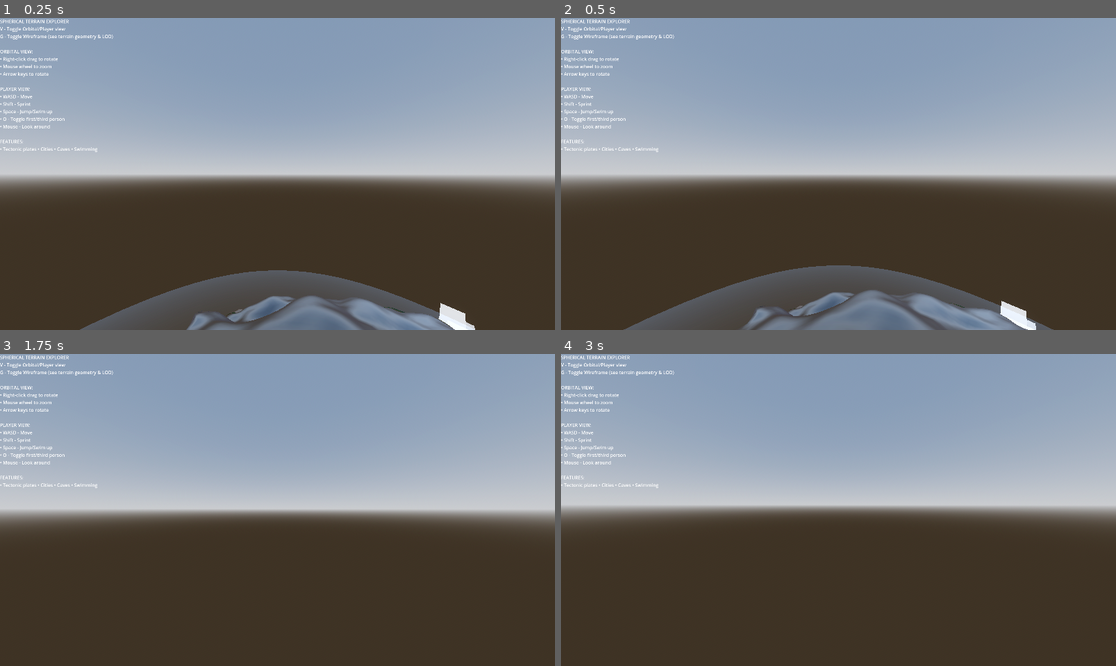
Above: before the commit, frames 1-4 (two rows, left to right).
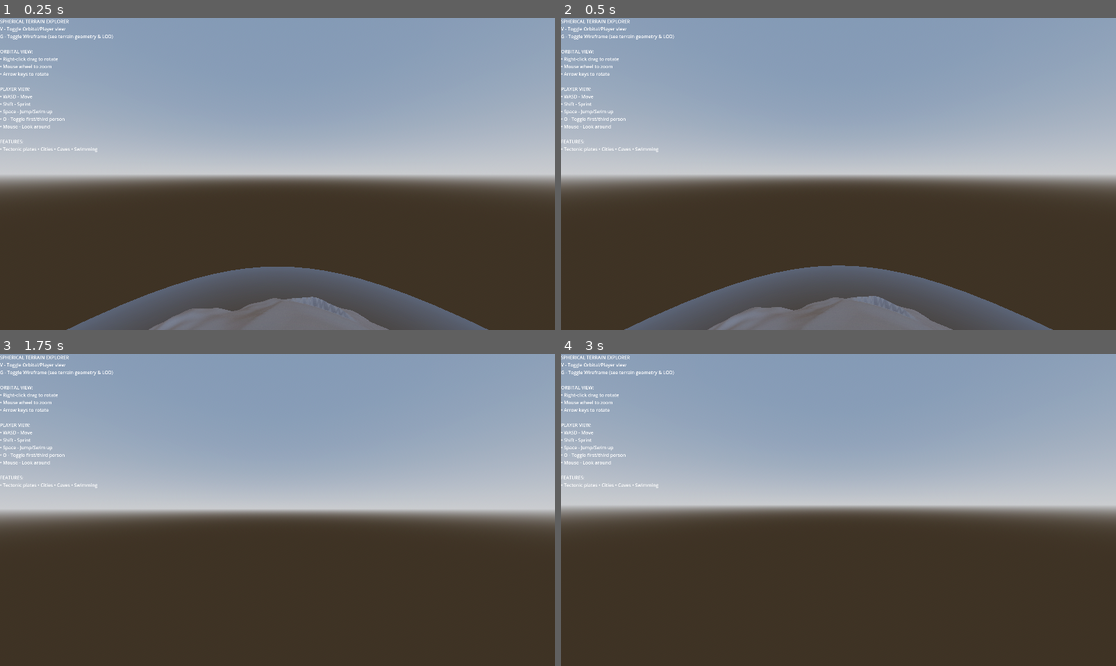
Above: after the commit, the same moments.

Repository: lmf-git/terrain4
Game: Godot game, scene res://scenes/main.tscn
Same seed, same stepped clock (60 frames per second), same inputs: the game is played once before the commit and once after it.
Inputs (mouse positions are in pixels of both pictures, inside the frame that each line leads up to):
- Up to frame 1 (0.25 s): no input
- Up to frame 2 (0.5 s): no input
- Up to frame 3 (1.75 s): tap Enter (ui_accept) at 0.5, 0.77, 1.52 s; move the mouse to (305, 510) at 0.52 s; hold Up (ui_up) from 0.53 s (still down); tap R at 0.6 s; move the mouse to (249, 510) at 1.27 s; tap Shift at 1.35 s
- Up to frame 4 (3 s): keep holding Up (ui_up); tap Enter (ui_accept) at 2, 2.75 s; move the mouse to (849, 503) at 2.02 s; tap O at 2.1 s; move the mouse to (832, 516) at 2.77 s; tap P at 2.85 s

The runs differ from the first frame. In frame 1, 3.9% of the frame differs, in the area x 12-88%, y 79-100%; in frame 2, 2.9%; in frame 3, less than 0.1%; in frame 4, less than 0.1%.

Commit message:
Major scale and terrain improvements: 5x larger planet with enhanced geology
Scale Improvements (5x Larger Planet):
- Planet radius: 100 → 500 (5x larger)
- Terrain height: 15 → 40 (2.67x variation)
- Subdivisions: 6 → 7 (more detail for larger scale)
- Walk speed: 50 → 100, Sprint: 100 → 200 (2x faster to match scale)
- Jump: 50 → 80, Swim: 30 → 60 (proportional increases)
- Camera distance: 350 → 1750, Max zoom: 2000 → 10000
- Spawn height: 130 → 650 (proportional to radius)
- Water subdivisions: 4 → 5 (smoother ocean sphere)
- Atmosphere radius: 110 → 550 (10% beyond surface)

Tectonic Plate Enhancements:
- Increased plates: 8 → 12 (more variety and smaller plates)
- Taller mountains: height 1.5 → 2.0 (33% increase)
- Shallower oceans: depth 0.02 → 0.015 (25% reduction)
- Smoother plate boundaries with smoothstep transitions
- Added plateau formation at plate centers (15% elevation boost)
- Variable continental elevation (0.18-0.32 range based on plate type)
- Variable oceanic depth (0.8-1.2x multiplier)
- Improved boundary detection tracking 3 nearest plates

Enhanced Layered Noise System (5 Layers):
- Layer 1: Large-scale mountain ranges (freq 1.5, pow 2.0)
  * Ridge-like features with abs() noise
  * Sharp peaks with power curve
- Layer 2: Medium mountain chains (freq 2.5, pow 1.6)
  * Secondary mountain systems
- Layer 3: Rolling hills (freq 4.0)
  * Gentle elevation changes (0-1 range)
- Layer 4: Valleys (freq 3.0, inverted ridges)
  * Subtracted from total for valley formation
  * Creates realistic drainage patterns
- Layer 5: Fine surface detail (freq 8.0)
  * Micro-terrain variation

Continental Features:
- Continental shelf noise (freq 6.0)
- Oceanic ridge systems (freq 2.0, 10% amplitude)
- Better roughness control (continental 0.6, oceanic 0.15)
- Mountain multiplier: 2.5 → 2.8 (12% more dramatic)

Atmosphere Improvements:
- Updated shader defaults to match new scale
- Inner atmosphere density: 0.15 → 0.2 (33% increase)
- Outer atmosphere density: 0.12 → 0.16 (33% increase)
- Adjusted colors for better visuals:
  * Inner: Color(0.35, 0.6, 1.0) - slightly darker blue
  * Outer: Color(0.3, 0.55, 0.95) - darker for orbital glow
- All shader uniforms updated to 500/550 scale

Technical Details:
- Polar features scale with all improvements
- All erosion and smoothing factors preserved
- City/cave generation scales automatically
- Airport runways and roads scale with city size
- Water level adjusted: -0.2 → -1.0 (proportional)
- Biome shader thresholds remain terrain-relative

Diff:
--- a/scenes/main.tscn
+++ b/scenes/main.tscn
@@ -37,17 +37,17 @@
 
 [node name="PlanetTerrain" type="Node3D" parent="Planet"]
 script = ExtResource("1")
-planet_radius = 100.0
-terrain_height = 15.0
-subdivisions = 6
+planet_radius = 500.0
+terrain_height = 40.0
+subdivisions = 7
 enable_tectonic_plates = true
 enable_cities = true
 enable_caves = true
 enable_advanced_shader = true
-num_plates = 8
+num_plates = 12
 plate_seed = 12345
-mountain_height = 1.5
-ocean_depth = 0.02
+mountain_height = 2.0
+ocean_depth = 0.015
 polar_flatness = 0.7
 polar_extent = 0.3
 continental_roughness = 0.3
@@ -60,40 +60,40 @@
 
 [node name="SphericalWater" type="Node3D" parent="Planet"]
 script = ExtResource("2")
-planet_radius = 100.0
-water_level = -0.2
-subdivisions = 4
+planet_radius = 500.0
+water_level = -1.0
+subdivisions = 5
 wave_speed = 0.3
 wave_scale = 0.5
 wave_height = 0.05
 
 [node name="Atmosphere" type="MeshInstance3D" parent="Planet"]
 script = ExtResource("4")
-planet_radius = 100.0
-atmosphere_radius = 110.0
-atmosphere_color = Color(0.4, 0.65, 1, 1)
-atmosphere_density = 0.15
+planet_radius = 500.0
+atmosphere_radius = 550.0
+atmosphere_color = Color(0.35, 0.6, 1, 1)
+atmosphere_density = 0.2
 
 [node name="OrbitalCamera" type="Node3D" parent="."]
 script = ExtResource("3")
 target = NodePath("../Planet")
-distance = 350.0
-min_distance = 50.0
-max_distance = 2000.0
+distance = 1750.0
+min_distance = 250.0
+max_distance = 10000.0
 rotation_speed = 0.3
 zoom_speed = 20.0
 
 [node name="Player" type="CharacterBody3D" parent="."]
 script = ExtResource("5")
-planet_radius = 100.0
-spawn_height = 130.0
-walk_speed = 50.0
-sprint_speed = 100.0
-jump_velocity = 50.0
-swim_speed = 30.0
+planet_radius = 500.0
+spawn_height = 650.0
+walk_speed = 100.0
+sprint_speed = 200.0
+jump_velocity = 80.0
+swim_speed = 60.0
 gravity_strength = 20.0
 air_control = 2.5
-water_level = -0.2
+water_level = -1.0
 
 [node name="CollisionShape3D" type="CollisionShape3D" parent="Player"]
 shape = SubResource("CapsuleShape3D_1")
--- a/scripts/atmosphere.gd
+++ b/scripts/atmosphere.gd
@@ -4,10 +4,10 @@
 ## Atmospheric scattering effect for planet
 ## Creates atmospheric halo around planet
 
-@export var planet_radius: float = 100.0
-@export var atmosphere_radius: float = 110.0
-@export var atmosphere_color: Color = Color(0.4, 0.65, 1.0, 1.0)
-@export var atmosphere_density: float = 0.15
+@export var planet_radius: float = 500.0
+@export var atmosphere_radius: float = 550.0
+@export var atmosphere_color: Color = Color(0.35, 0.6, 1.0, 1.0)
+@export var atmosphere_density: float = 0.2
 
 func _ready() -> void:
 	create_atmosphere()
--- a/scripts/planet_terrain.gd
+++ b/scripts/planet_terrain.gd
@@ -5,9 +5,9 @@
 ## Combines simple noise, tectonic plates, cities, caves, and advanced shaders
 
 @export_group("Planet Properties")
-@export var planet_radius: float = 100.0
-@export var terrain_height: float = 15.0
-@export var subdivisions: int = 6  # Mesh detail level
+@export var planet_radius: float = 500.0  # Larger planet for better scale
+@export var terrain_height: float = 40.0  # Increased height variation
+@export var subdivisions: int = 7  # More detail for larger planet
 
 @export_group("Feature Toggles")
 @export var enable_tectonic_plates: bool = true
@@ -16,10 +16,10 @@
 @export var enable_advanced_shader: bool = true
 
 @export_group("Tectonic Plates")
-@export var num_plates: int = 8
+@export var num_plates: int = 12  # More plates for variety
 @export var plate_seed: int = 12345
-@export var mountain_height: float = 1.5  # Mountains at plate boundaries
-@export var ocean_depth: float = 0.02  # Oceanic vs continental plates
+@export var mountain_height: float = 2.0  # Taller mountains
+@export var ocean_depth: float = 0.015  # Shallower oceans
 
 @export_group("Polar Regions")
 @export var polar_flatness: float = 0.7  # How flat poles are (0-1)
@@ -225,63 +225,95 @@
 	# Find nearest plate and distance to plate boundaries
 	var nearest_plate_dist = 999999.0
 	var second_nearest_dist = 999999.0
+	var third_nearest_dist = 999999.0
 	var plate_type = 0.5
+	var nearest_plate_idx = 0
 
 	for i in range(plate_centers.size()):
 		var dist = normal.distance_to(plate_centers[i])
 		if dist < nearest_plate_dist:
+			third_nearest_dist = second_nearest_dist
 			second_nearest_dist = nearest_plate_dist
 			nearest_plate_dist = dist
 			plate_type = plate_types[i]
+			nearest_plate_idx = i
 		elif dist < second_nearest_dist:
+			third_nearest_dist = second_nearest_dist
 			second_nearest_dist = dist
-
-	# Plate boundary detection (where two plates meet)
+		elif dist < third_nearest_dist:
+			third_nearest_dist = dist
+
+	# Improved plate boundary detection with smoother transitions
 	var boundary_strength = abs(nearest_plate_dist - second_nearest_dist)
-	boundary_strength = 1.0 - clamp(boundary_strength * 10.0, 0.0, 1.0)
-
-	# Base height from plate type
+	boundary_strength = 1.0 - smoothstep(0.0, 0.15, boundary_strength)
+
+	# Plate center influence (for plateau formation)
+	var plate_center_dist = nearest_plate_dist
+	var plateau_factor = 1.0 - smoothstep(0.3, 0.8, plate_center_dist)
+
+	# Base height from plate type with more variation
 	var base_height = 0.0
 	if plate_type > 0.5:
-		# Continental plate - above sea level
-		base_height = 0.25
+		# Continental plate - varied elevation
+		base_height = lerp(0.18, 0.32, plate_type)  # 0.18-0.32 range
+		# Plateaus at plate centers
+		base_height += plateau_factor * 0.15
 	else:
-		# Oceanic plate - below sea level
-		base_height = -ocean_depth
-
-	# Mountains at plate boundaries - barely visible, just subtle ridges
-	var boundary_mountain = boundary_strength * mountain_height * 0.05
-
-	# Add proper mountain ranges across continents using multi-octave noise
+		# Oceanic plate - varied depth
+		base_height = -ocean_depth * lerp(0.8, 1.2, plate_type)
+
+	# Mountains at plate boundaries - subtle but visible
+	var boundary_mountain = boundary_strength * mountain_height * 0.12
+
+	# Enhanced layered noise for realistic continental features
 	var mountain_noise = 0.0
+	var continental_features = 0.0
+
 	if plate_type > 0.5:  # Only on continental plates
-		# Large-scale mountain ranges - MUCH STRONGER
-		var mountain_base = noise.get_noise_3d(normal.x * 2, normal.y * 2, normal.z * 2)
-		mountain_base = abs(mountain_base)  # Ridge-like mountains
-		mountain_base = pow(mountain_base, 1.8)  # Sharper, taller peaks
-
-		# Medium-scale hills
-		var hills = noise.get_noise_3d(normal.x * 4, normal.y * 4, normal.z * 4) * 0.6
-
-		# Additional large mountain features
-		var large_mountains = noise.get_noise_3d(normal.x * 1.5, normal.y * 1.5, normal.z * 1.5)
-		large_mountains = abs(large_mountains) * 0.8
-
-		# Small-scale detail
-		var detail = noise.get_noise_3d(normal.x * 8, normal.y * 8, normal.z * 8) * 0.3
-
-		mountain_noise = (mountain_base + hills + large_mountains + detail) * mountain_height * 2.5
+		# Layer 1: Large-scale mountain ranges
+		var mountain_base = noise.get_noise_3d(normal.x * 1.5, normal.y * 1.5, normal.z * 1.5)
+		mountain_base = abs(mountain_base)  # Ridge-like
+		mountain_base = pow(mountain_base, 2.0) * 1.2  # Sharp peaks
+
+		# Layer 2: Medium mountain chains
+		var mountain_chains = noise.get_noise_3d(normal.x * 2.5, normal.y * 2.5, normal.z * 2.5)
+		mountain_chains = abs(mountain_chains)
+		mountain_chains = pow(mountain_chains, 1.6) * 0.8
+
+		# Layer 3: Rolling hills
+		var hills = noise.get_noise_3d(normal.x * 4, normal.y * 4, normal.z * 4)
+		hills = (hills + 1.0) * 0.5  # 0-1 range
+		hills = pow(hills, 1.2) * 0.5
+
+		# Layer 4: Valleys (inverted ridges)
+		var valleys = noise.get_noise_3d(normal.x * 3, normal.y * 3, normal.z * 3)
+		valleys = abs(valleys)
+		valleys = (1.0 - valleys) * 0.3  # Inverted for valleys
+
+		# Layer 5: Fine detail
+		var detail = noise.get_noise_3d(normal.x * 8, normal.y * 8, normal.z * 8) * 0.25
+
+		mountain_noise = (mountain_base + mountain_chains + hills - valleys + detail) * mountain_height * 2.8
+
+		# Continental shelf features
+		var shelf_noise = noise.get_noise_3d(normal.x * 6, normal.y * 6, normal.z * 6) * 0.15
+		continental_features = shelf_noise
+	else:
+		# Oceanic features - smoother but with ridges
+		var ocean_ridge = noise.get_noise_3d(normal.x * 2, normal.y * 2, normal.z * 2)
+		ocean_ridge = abs(ocean_ridge) * 0.1
+		continental_features = ocean_ridge
 
 	# Add smooth terrain variation
 	var terrain_detail = noise.get_noise_3d(normal.x * 5, normal.y * 5, normal.z * 5)
 
 	# Apply different roughness based on plate type
 	if plate_type > 0.5:
-		# Continental - some roughness
-		terrain_detail *= continental_roughness * 0.5
+		# Continental - moderate roughness
+		terrain_detail *= continental_roughness * 0.6
 	else:
 		# Oceanic - very smooth
-		terrain_detail *= (1.0 - oceanic_smoothness) * 0.2
+		terrain_detail *= (1.0 - oceanic_smoothness) * 0.15
 
 	# Polar flattening
 	var polar_factor = abs(latitude)
@@ -294,9 +326,10 @@
 		boundary_mountain *= (1.0 - polar_blend * 0.7)
 		mountain_noise *= (1.0 - polar_blend * 0.8)
 		terrain_detail *= (1.0 - polar_blend * 0.8)
-
-	# Combine all height factors
-	var total_height = (base_height + boundary_mountain + mountain_noise + terrain_detail) * terrain_height
+		continental_features *= (1.0 - polar_blend * 0.9)
+
+	# Combine all height factors with improved layering
+	var total_height = (base_height + boundary_mountain + mountain_noise + continental_features + terrain_detail) * terrain_height
 
 	# Apply erosion (smoothing)
 	total_height *= (1.0 - erosion_amount * 0.3)
--- a/scripts/player_character.gd
+++ b/scripts/player_character.gd
@@ -5,14 +5,14 @@
 ## Uses gravity aligned to planet center
 
 @export var planet_center: Vector3 = Vector3.ZERO
-@export var planet_radius: float = 100.0
-@export var spawn_height: float = 130.0  # Spawn well above terrain (max terrain ~120)
+@export var planet_radius: float = 500.0
+@export var spawn_height: float = 650.0  # Spawn well above terrain
 
 @export_group("Movement")
-@export var walk_speed: float = 50.0
-@export var sprint_speed: float = 100.0
-@export var jump_velocity: float = 50.0
-@export var swim_speed: float = 30.0
+@export var walk_speed: float = 100.0
+@export var sprint_speed: float = 200.0
+@export var jump_velocity: float = 80.0
+@export var swim_speed: float = 60.0
 @export var gravity_strength: float = 20.0
 @export var air_control: float = 2.5
 
@@ -21,7 +21,7 @@
 @export var vertical_look_limit: float = 89.0
 
 @export_group("Water")
-@export var water_level: float = -0.2  # Height relative to base terrain
+@export var water_level: float = -1.0  # Height relative to base terrain
 
 var camera: Camera3D
 var camera_pivot: Node3D
--- a/scripts/spherical_water.gd
+++ b/scripts/spherical_water.gd
@@ -4,9 +4,9 @@
 ## Spherical water system for planet
 ## Creates ocean shell around planet
 
-@export var planet_radius: float = 100.0
-@export var water_level: float = -0.2  # Height above planet surface
-@export var subdivisions: int = 4  # Sphere subdivisions for water mesh
+@export var planet_radius: float = 500.0
+@export var water_level: float = -1.0  # Height above planet surface
+@export var subdivisions: int = 5  # Sphere subdivisions for water mesh
 
 @export_group("Wave Properties")
 @export var wave_speed: float = 0.5
--- a/shaders/atmosphere.gdshader
+++ b/shaders/atmosphere.gdshader
@@ -1,10 +1,10 @@
 shader_type spatial;
 render_mode blend_add, depth_draw_always, cull_front, unshaded;
 
-uniform float planet_radius = 100.0;
-uniform float atmosphere_radius = 110.0;
-uniform vec4 atmosphere_color : source_color = vec4(0.4, 0.65, 1.0, 1.0);
-uniform float density = 0.15;
+uniform float planet_radius = 500.0;
+uniform float atmosphere_radius = 550.0;
+uniform vec4 atmosphere_color : source_color = vec4(0.35, 0.6, 1.0, 1.0);
+uniform float density = 0.2;
 
 void vertex() {
 	// No vertex modifications needed
--- a/shaders/atmosphere_outer.gdshader
+++ b/shaders/atmosphere_outer.gdshader
@@ -1,10 +1,10 @@
 shader_type spatial;
 render_mode blend_add, depth_draw_always, cull_back, unshaded;
 
-uniform float planet_radius = 100.0;
-uniform float atmosphere_radius = 110.0;
-uniform vec4 atmosphere_color : source_color = vec4(0.4, 0.65, 1.0, 1.0);
-uniform float density = 0.12;
+uniform float planet_radius = 500.0;
+uniform float atmosphere_radius = 550.0;
+uniform vec4 atmosphere_color : source_color = vec4(0.3, 0.55, 0.95, 1.0);
+uniform float density = 0.16;
 
 void vertex() {
 	// No vertex modifications needed
